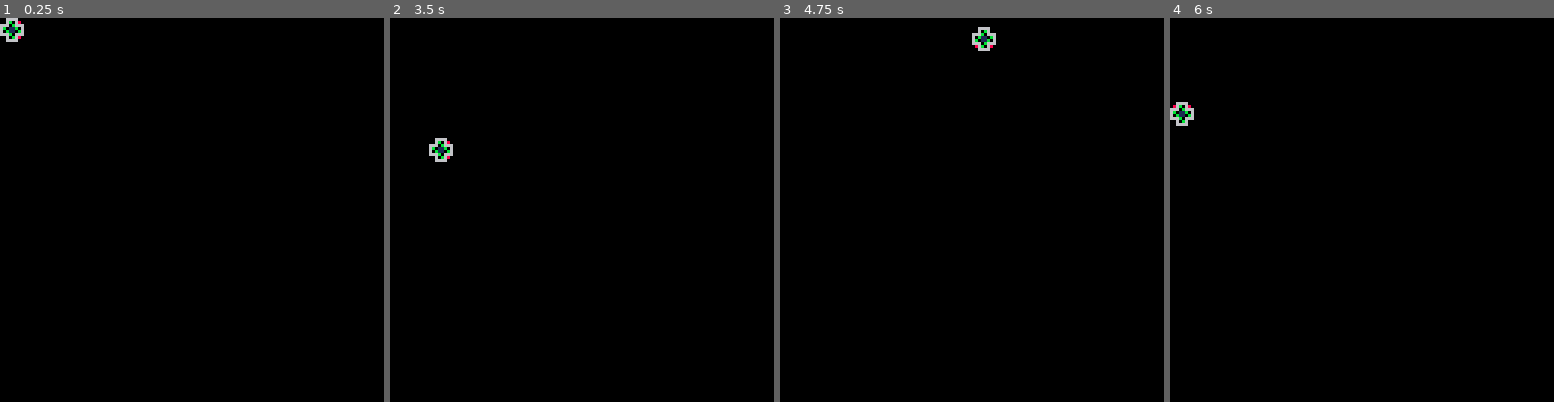
Above: before the commit, frames 1-4 (left to right).
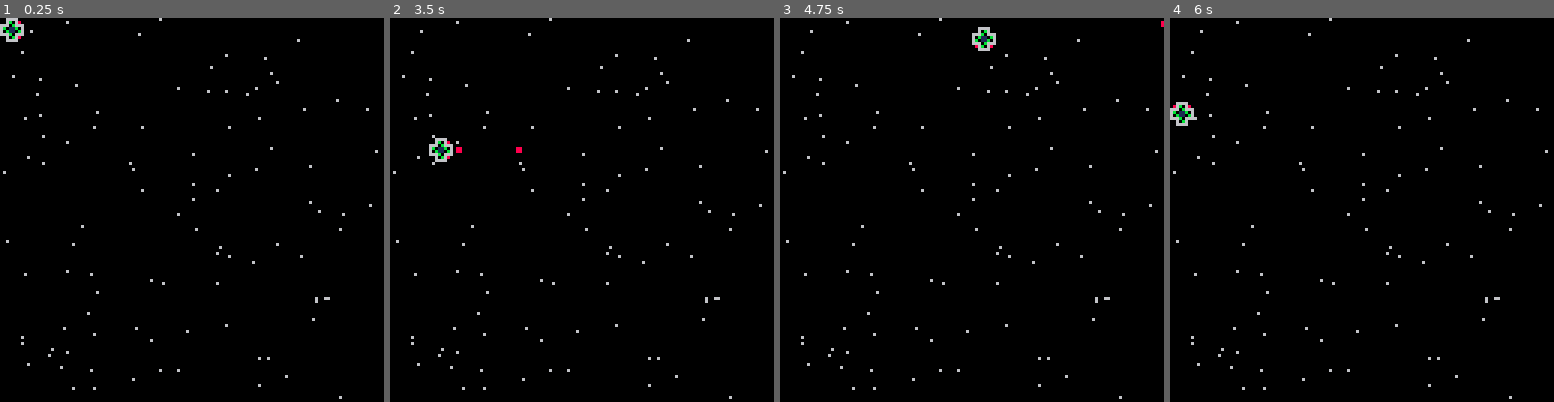
Above: after the commit, the same moments.

Repository: chand1012/picowars-spacestation
Game: PICO-8 cartridge nanowars.p8
Two runs of this game, one before a commit and one after it. Both use one fixed random seed, a clock stepped at 60 frames per second and the inputs below.
Inputs:
- Up to frame 1 (0.25 s): no input
- Up to frame 2 (3.5 s): tap X (X key) at 1.07, 2.07, 2.4, 2.73, 3.07, 3.4 s; hold Left 1.97-2.37 s; hold Down 2.42-2.82 s; hold Right from 2.87 s (still down)
- Up to frame 3 (4.75 s): release Right at 3.53 s; hold Up 3.58-4.08 s; tap X (X key) every 0.33 s from 3.73 to 4.73 s; hold Right 4.13-4.53 s; hold Down from 4.58 s (still down)
- Up to frame 4 (6 s): tap X (X key) at 5.07, 5.4, 5.73 s; release Down at 5.08 s; hold Left 5.13-5.8 s; hold Up from 5.85 s (still down)

The runs differ from the first frame. In frame 1, 0.6% of the frame differs, in the area x 0-99%, y 0-100%; in frame 2, 0.7%; in frame 3, 0.6%; in frame 4, 0.6%.

Commit message:
added random stars

Diff:
--- a/nanowars.p8
+++ b/nanowars.p8
@@ -23,12 +23,22 @@
 		hby=0,
 		hbsx=8,
 		hbsy=8,
-		hp=10
+		hp=10,
+		lives=3,
 	}
 	enemies={}
 	bullets={}
 	holes={}
+	stars={}
 	shoot_time=0
+	rnd_stars()
+end
+
+function rnd_stars()
+	for i=1,100 do
+		local star={x=rnd(127),y=rnd(127)}
+		add(stars,star)
+	end
 end
 -->8
 -- update functions
@@ -67,7 +77,15 @@
 function _draw()
 	cls()
 --	spr(ship.sp,ship.x,ship.y)
+	draw_stars()
 	draw_player()
+	draw_bullets()
+end
+
+function draw_stars()
+ foreach(stars, function(star)
+ 	pset(star.x,star.y)
+ end)
 end
 
 function anim(o,sf,nf,sp,fl)
